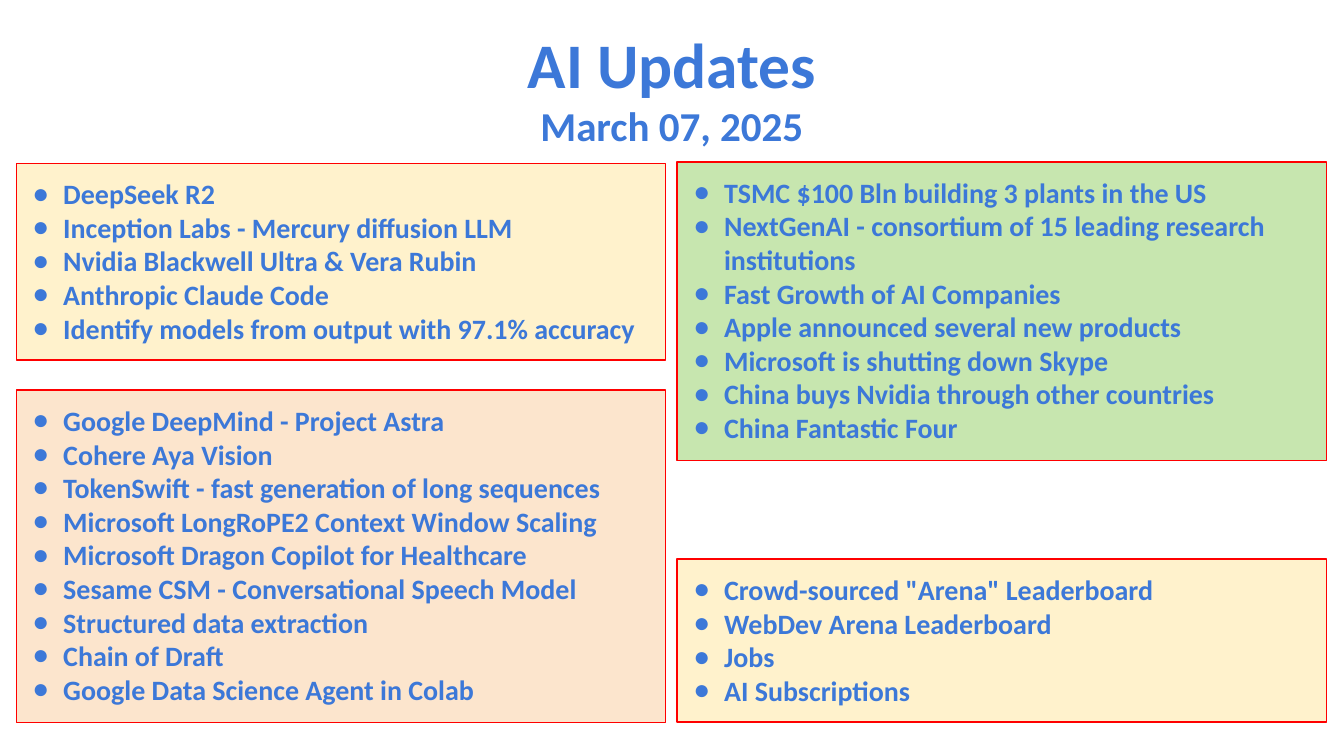
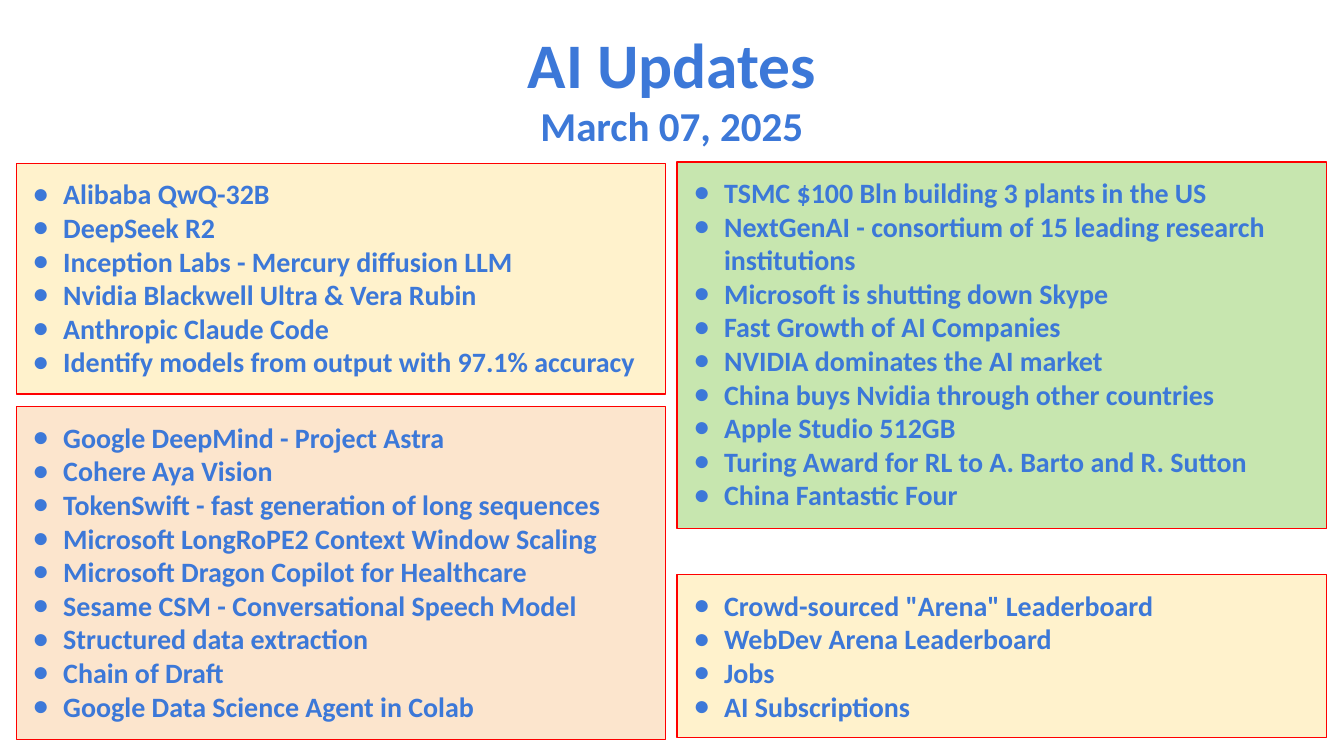
Before and after one commit to lselector/seminar, a slide deck: slide 1 of 2025/2025-03-07-AI-Updates.pptx. Drawn at 1344x756 pixels with LibreOffice and Linux fonts; fonts in the diff are those of the drawing. Boxes give left, top, right and bottom in pixels: in the first picture for what was removed or moved away, otherwise in the second. Text is boxed around its words. In the diff, an @@ line names an element or a change of style, - is before the commit and + after.

```diff
--- a/2025/2025-03-07-AI-Updates.pptx
+++ b/2025/2025-03-07-AI-Updates.pptx
@@ rectangle "Alibaba QwQ-32B": place and size @@
-rectangle "Alibaba QwQ-32B" at [16, 164, 665, 360]
+rectangle "Alibaba QwQ-32B" at [16, 164, 665, 395]
@@ rectangle "TSMC $100 Bln building 3 ...": place and size @@
-rectangle "TSMC $100 Bln building 3 ..." at [677, 163, 1327, 461]
+rectangle "TSMC $100 Bln building 3 ..." at [677, 163, 1327, 530]
@@ text in rectangle at [63, 184, 270, 208]: paragraph added @@
+● Alibaba QwQ-32B
@@ text in rectangle at [724, 284, 1108, 309]: paragraph added @@
+● Microsoft is shutting down Skype
@@ text in rectangle at [724, 351, 1103, 371]: text changed @@
-● Apple announced several new products
-● Microsoft is shutting down Skype
+● NVIDIA dominates the AI market
@@ rectangle "Google DeepMind - Project Astra": place and size @@
-rectangle "Google DeepMind - Project Astra" at [16, 390, 665, 722]
+rectangle "Google DeepMind - Project Astra" at [16, 407, 665, 739]
@@ text in rectangle at [724, 418, 1246, 477]: paragraphs added @@
+● Apple Studio 512GB
+● Turing Award for RL to A. Barto and R. Sutton
@@ rectangle "Crowd-sourced "Arena" Leaderboard": place and size @@
-rectangle "Crowd-sourced "Arena" Leaderboard" at [677, 559, 1327, 722]
+rectangle "Crowd-sourced "Arena" Leaderboard" at [677, 575, 1327, 738]
```
Also in this commit, not shown: 2 other slides changed, 3 slides added.
